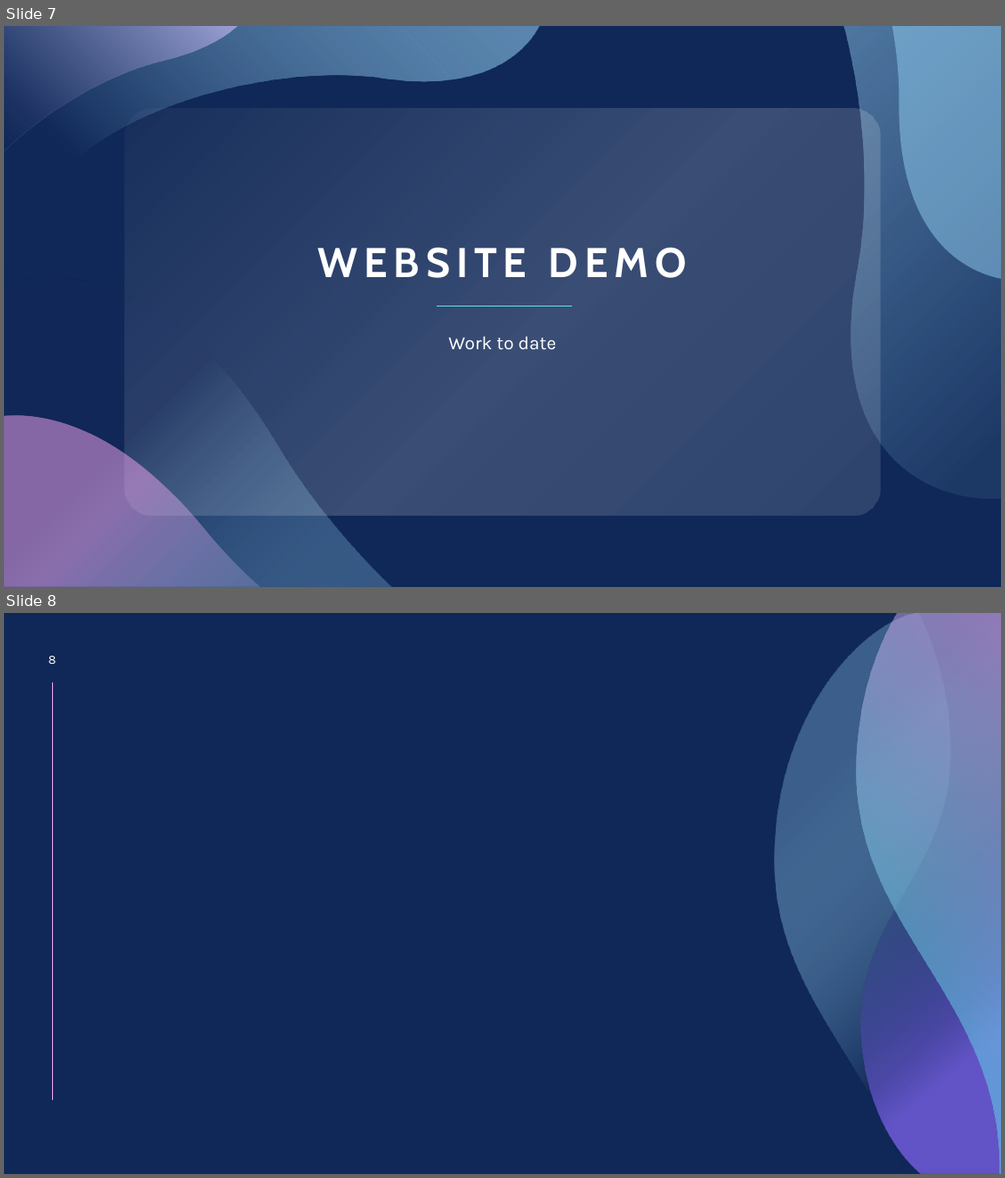
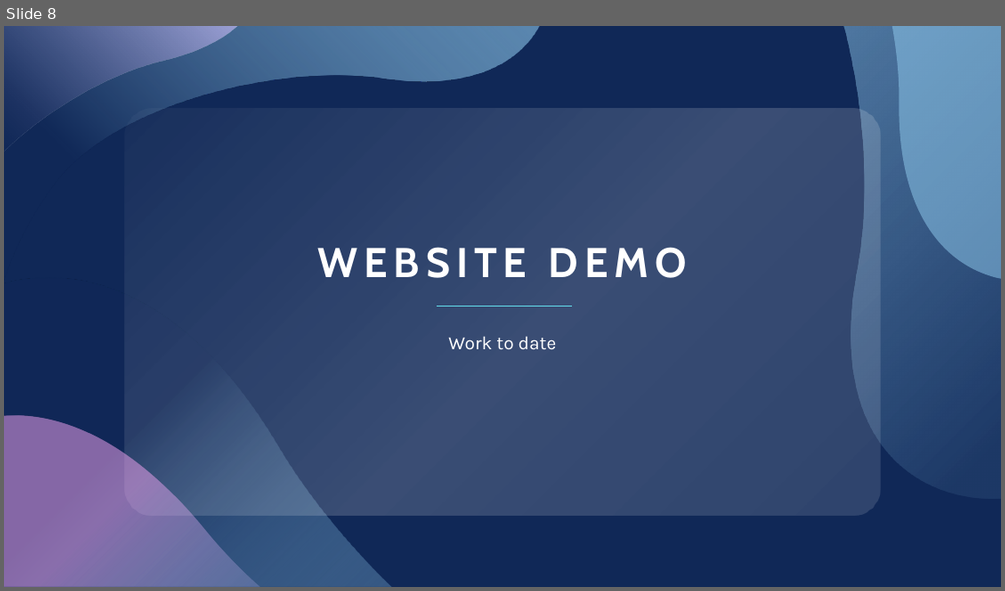
Before and after one commit to esschillinger/capstone, a slide deck: docs/sprint3/Sprint 3 Presentation.pptx. Shown one above the other, each under a label of ours: slides 7 and 8 before the commit, slide 8 after it. The pictures are 1005x1178 and 1005x591 pixels, drawn with LibreOffice and Linux fonts; fonts in the diff are those of the drawing. Boxes give left, top, right and bottom in pixels: in the first picture for what was removed or moved away, otherwise in the second. Text is boxed around its words. In the diff, an @@ line names an element or a change of style, - is before the commit and + after.

```diff
--- a/docs/sprint3/Sprint 3 Presentation.pptx
+++ b/docs/sprint3/Sprint 3 Presentation.pptx
@@ slide 8 removed at [4,613,1001,1174], background #102857 @@
@@ freeform shape removed at [775,613,1001,1174] @@
@@ freeform shape removed at [856,613,1001,1174] @@
@@ freeform shape removed at [861,613,1001,1174] @@
@@ page number removed at [48,656,57,664] @@
-8
@@ line removed from (53, 682) to (53, 1101) @@
@@ what was slide 7 is now slide 8 @@
```
Also in this commit, not shown: 4 slides changed, 1 slide added, 2 other slides removed, 3 other files.
